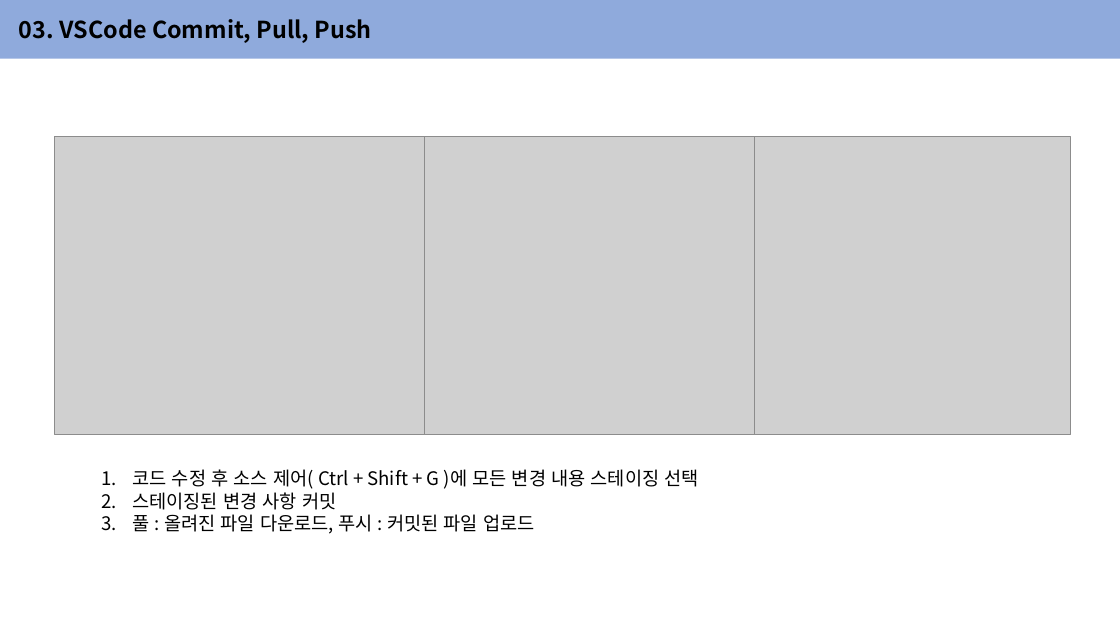
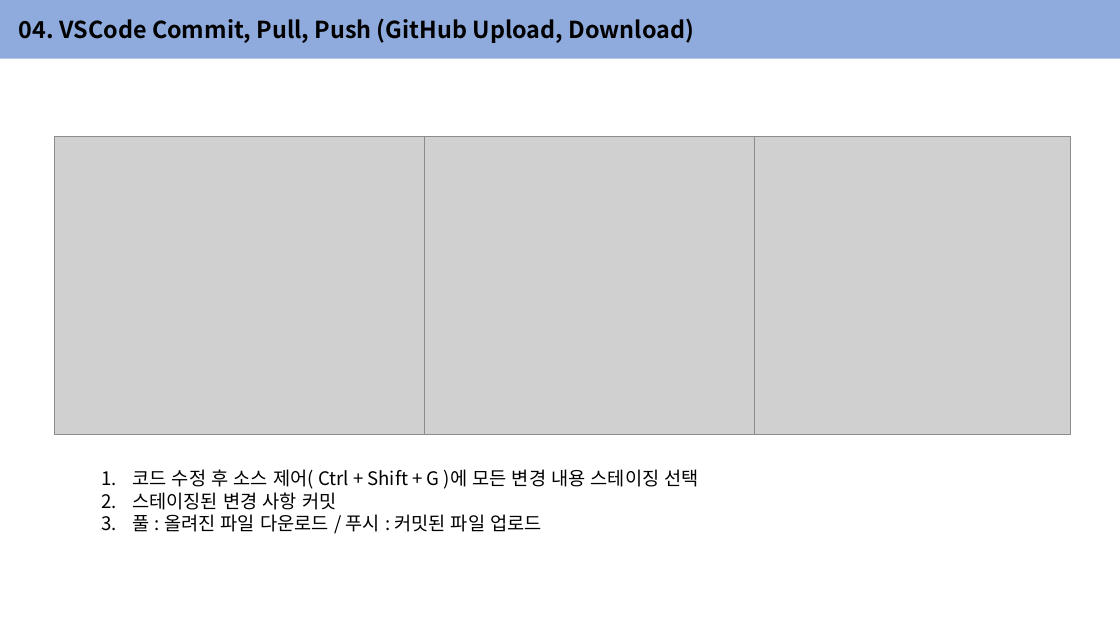
Before and after one commit to mnew2m/MC_Framework, a slide deck: slide 7 of Setting/VSCode Setting.pptx (slide 3 before the commit). Drawn at 1120x630 pixels with LibreOffice and Linux fonts; fonts in the diff are those of the drawing; grey boxes stand for pictures. Boxes give left, top, right and bottom in pixels: in the first picture for what was removed or moved away, otherwise in the second. Text is boxed around its words. In the diff, an @@ line names an element or a change of style, - is before the commit and + after.

```diff
--- a/Setting/VSCode Setting.pptx
+++ b/Setting/VSCode Setting.pptx
@@ text in rectangle at (x1=19, y1=18, x2=695, y2=43): text changed @@
-03. VSCode Commit, Pull, Push
+04. VSCode Commit, Pull, Push (GitHub Upload, Download)
@@ text at (x1=133, y1=514, x2=541, y2=532): text changed @@
-3. 풀 : 올려진 파일 다운로드, 푸시 : 커밋된 파일 업로드
+3. 풀 : 올려진 파일 다운로드 / 푸시 : 커밋된 파일 업로드
```
Also in this commit, not shown: 2 other slides changed, 4 slides added.
